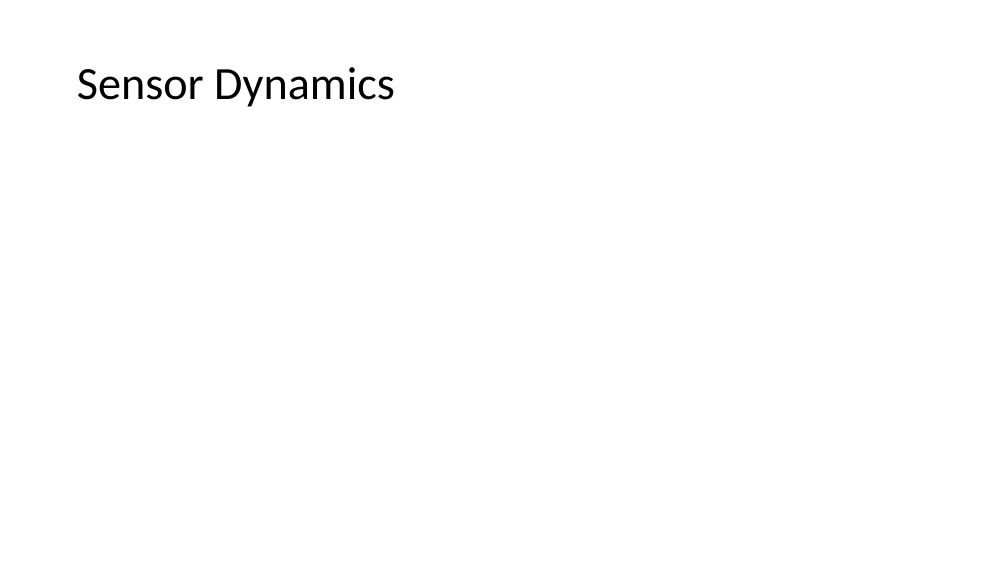
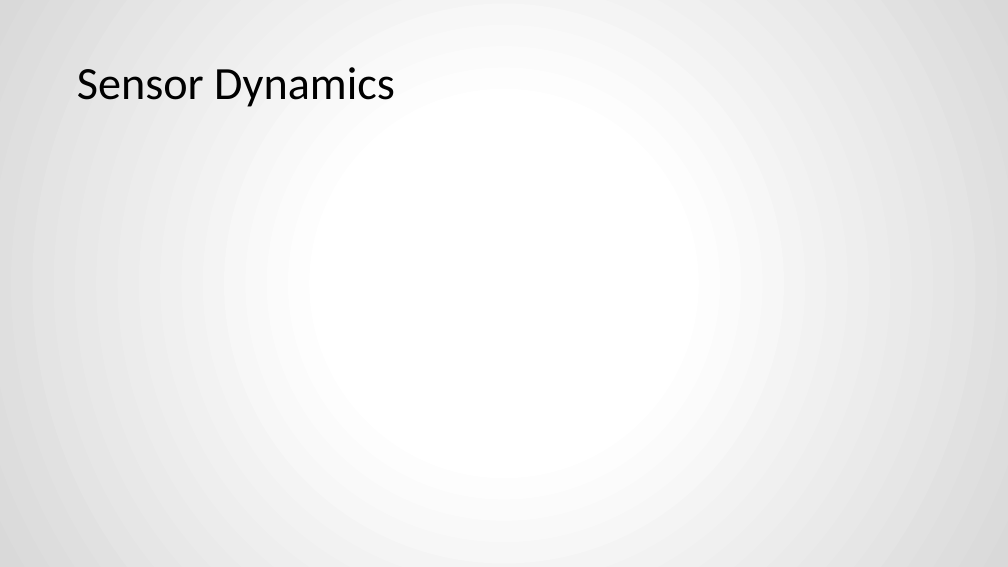
Before and after one commit to FSXAC/ELEC341, a slide deck: slide 10 of docs/report.pptx (slide 8 before the commit). Drawn at 1008x567 pixels with LibreOffice and Linux fonts; fonts in the diff are those of the drawing. Boxes give left, top, right and bottom in pixels: in the first picture for what was removed or moved away, otherwise in the second. Text is boxed around its words. In the diff, an @@ line names an element or a change of style, - is before the commit and + after.

```diff
--- a/docs/report.pptx
+++ b/docs/report.pptx
@@ background #FFFFFF to gradient #FFFFFF to #D9D9D9 @@
```
Also in this commit, not shown: 7 other slides changed, 3 slides added, 1 slide removed, 5 other files.
